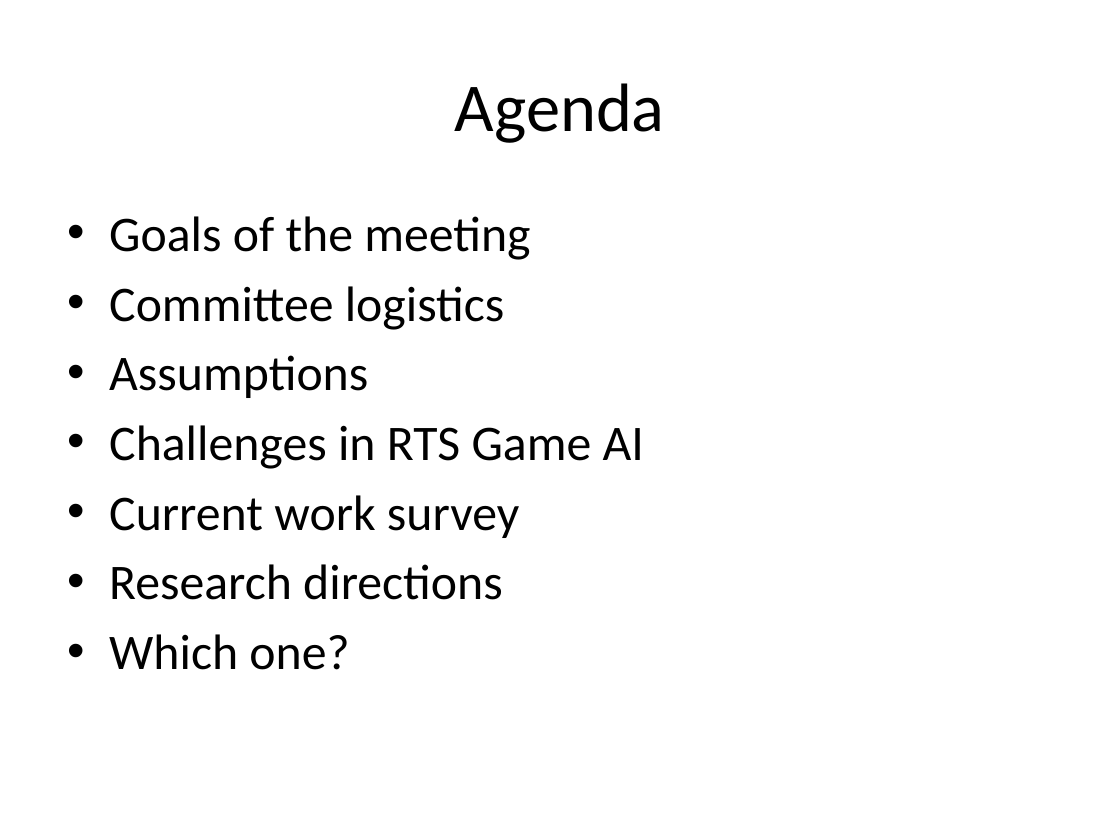
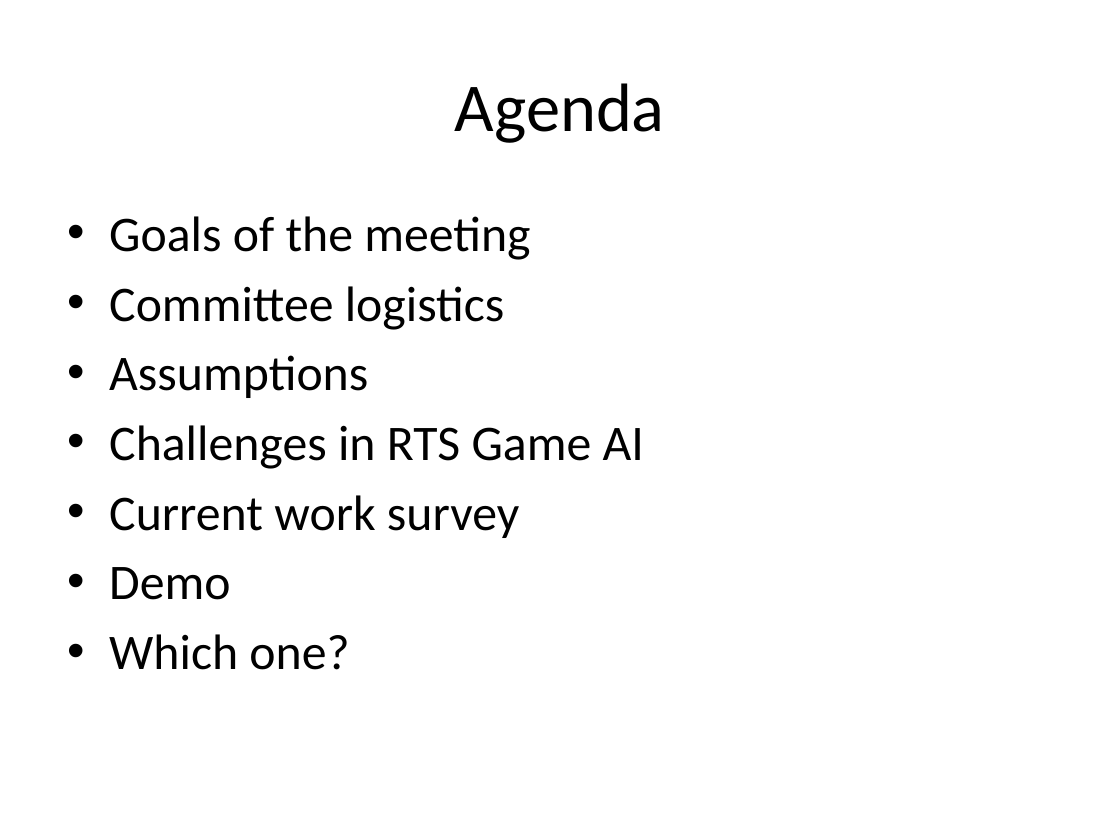
Before and after one commit to ogail/thesis, a slide deck: slide 2 of meetings/1- Kick-off meeting.pptx. Drawn at 1120x840 pixels with LibreOffice and Linux fonts; fonts in the diff are those of the drawing. Boxes give left, top, right and bottom in pixels: in the first picture for what was removed or moved away, otherwise in the second. Text is boxed around its words. In the diff, an @@ line names an element or a change of style, - is before the commit and + after.

```diff
--- a/meetings/1- Kick-off meeting.pptx
+++ b/meetings/1- Kick-off meeting.pptx
@@ text at (109, 567, 230, 600): text changed @@
-• Research directions
+• Demo
```
Also in this commit, not shown: 1 slide added.
